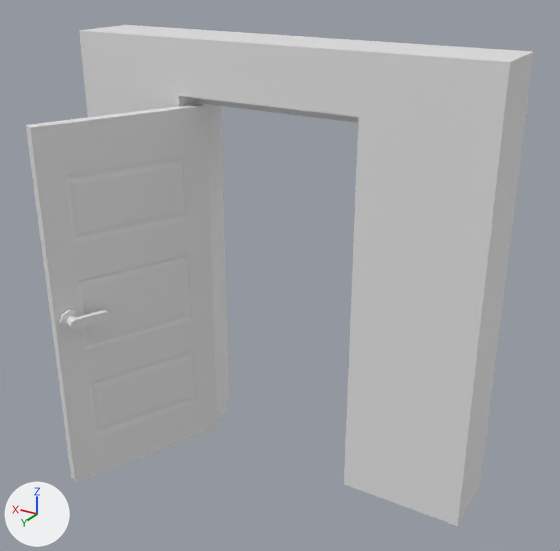
Renders of the Blender file Levels/LevelAssets/Wall_Door_Open.blend from each side of a commit.
Camera for both pictures: a camera (50 mm lens) standing at (-2.16, 3.63, 2.97) and looking at (-0.16, 0.29, 1.3). The axes (+X, +Y, +Z) are drawn at lower left. The lights are the same throughout.

In view in the first picture: 'Door_open', 'Wall_door_open'.
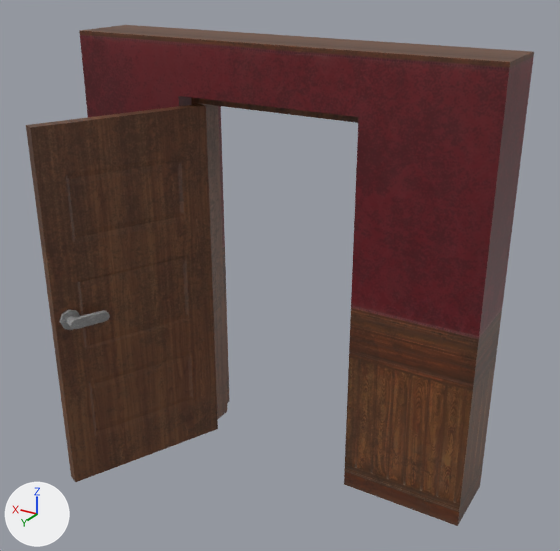
Pixel boxes [x1, y1, x2, y2] of what changed, in the pictures (560 x 551 px):
'Wall_door_open', surface changed
    both: [79, 25, 534, 526]
'Door_open', surface changed, recoloured (grey to brown)
    both: [26, 104, 218, 482]

Diff of the bpy script that builds the scene:
```diff
--- a/Levels/LevelAssets/Wall_Door_Open.blend.py
+++ b/Levels/LevelAssets/Wall_Door_Open.blend.py
@@ img_wall_exit_albedo_png @@
+img_wall_exit_albedo_png = load_image('Wall_exit_albedo.png', 'Wall_exit_albedo.png', 1280, 1280, 'sRGB')
@@ mat_material @@
 n1 = _N.new('ShaderNodeBsdfPrincipled'); n1.name = 'Principled BSDF'
+n2 = _N.new('ShaderNodeTexImage'); n2.name = 'Image Texture'
+n2.image = img_wall_exit_albedo_png
+n3 = _N.new('ShaderNodeMapping'); n3.name = 'Mapping'
+n4 = _N.new('ShaderNodeTexCoord'); n4.name = 'Texture Coordinate'
 _L.new(n1.outputs[0], n0.inputs[0])  # 'BSDF' to 'Surface'
+_L.new(n2.outputs[0], n1.inputs[0])  # 'Color' to 'Base Color'
+_L.new(n3.outputs[0], n2.inputs[0])  # 'Vector' to 'Vector'
+_L.new(n4.outputs[2], n3.inputs[0])  # 'UV' to 'Vector'
@@ me_cube_004 @@
 me_cube_004.from_pydata(...)  # 56 vertices, 54 faces; spans x -1.25..1.25, y -0.2..0.2, z 0.0..2.5
 # used by ob_wall_door_open; location = (0.0, 0.0, 0.0)
+# me_cube_004 part 1: texture (UV) coordinates of 54 of 54 faces, centred in x -1.25..1.25, y -0.2..0.2, z 0.0..2.5, changed; they spanned u 0.0..0.88, v 0.0..1.0 and now span u 0.0..0.89, v 0.37..1.0
 me_cube_004.materials.append(mat_material)
@@ me_cube_005 @@
 me_cube_005.from_pydata(...)  # 232 vertices, 218 faces; spans x -0.98..0.0, y -0.16..0.09, z -1.07..1.07
 # used by ob_door_open; parent = ob_wall_door_open; location = (0.492, 0.087, 1.068); rotation_euler = (0.0, 0.0, -2.001), in degrees (0, 0, -115)
+# me_cube_005 part 2: texture (UV) coordinates of 218 of 218 faces, centred in x -0.98..0.0, y -0.16..0.09, z -1.07..1.07, changed; they spanned u 0.0..1.0, v 0.0..1.0 and now span u 0.64..0.94, v 0.07..0.95
+me_cube_005.materials.append(mat_material)
```
